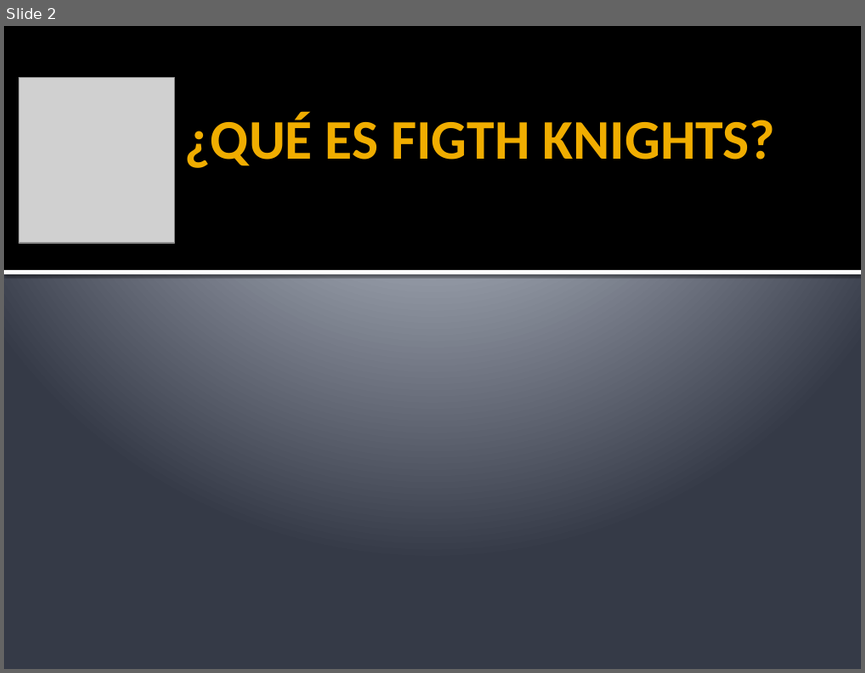
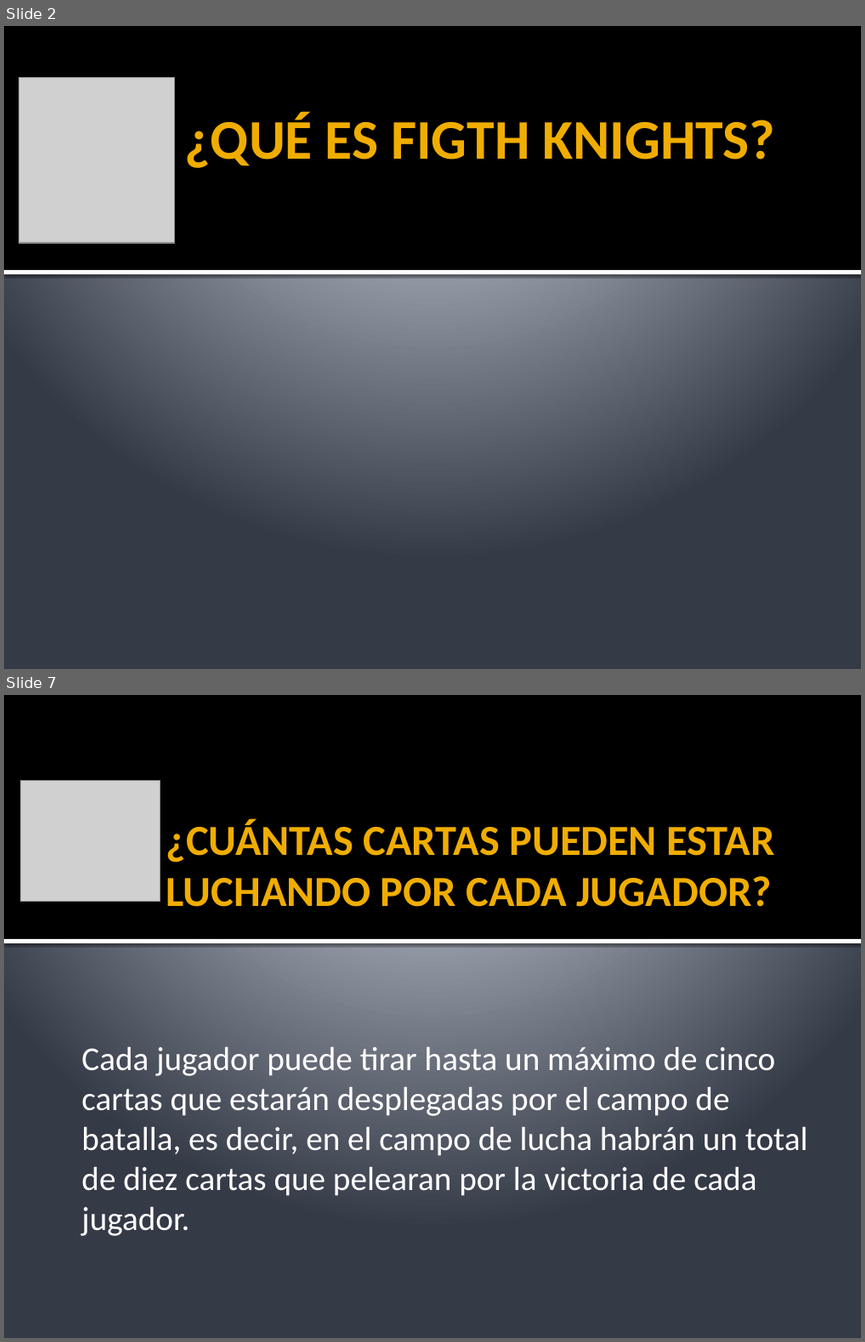
Before and after one commit to TecnologiaVideojuegos/proyecto-videojuego-equipod, a slide deck: PRESENTACIÓN/Presentación videojuegos.pptx. Shown one above the other, each under a label of ours: slide 2 before the commit, slides 2 and 7 after it; the slides between them are not shown. The pictures are 865x673 and 865x1342 pixels, drawn with LibreOffice and Linux fonts; fonts in the diff are those of the drawing; grey boxes stand for pictures. Boxes give left, top, right and bottom in pixels: in the first picture for what was removed or moved away, otherwise in the second. Text is boxed around its words. In the diff, an @@ line names an element or a change of style, - is before the commit and + after.

```diff
--- a/PRESENTACIÓN/Presentación videojuegos.pptx
+++ b/PRESENTACIÓN/Presentación videojuegos.pptx
@@ slide 7 added at [4, 695, 861, 1338], background gradient #C1C5D3 to #BFC4D2 to #353B47; not listed: 2 template elements that a slide beside it also shows @@
@@ picture added at [21, 780, 160, 902] @@
@@ title added at [166, 819, 774, 907], 36 pt, text #F0AD00, bold @@
+¿CUÁNTAS CARTAS PUEDEN ESTAR LUCHANDO POR CADA JUGADOR?
@@ text added at [81, 1046, 808, 1236], 28 pt, text #FFFFFF @@
+Cada jugador puede tirar hasta un máximo de cinco cartas que estarán desplegadas por el campo de batalla, es decir, en el campo de lucha habrán un total de diez cartas que pelearan por la victoria de cada jugador.
```
Also in this commit, not shown: 6 other slides added, 1 slide removed.
